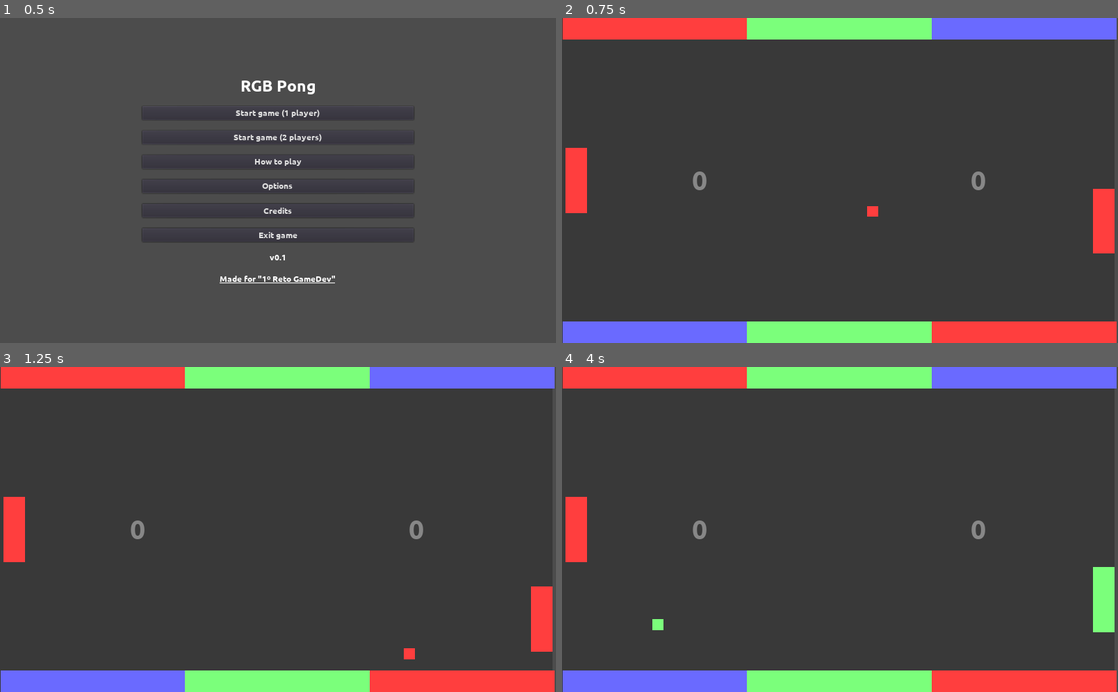
Above: before the commit, frames 1-4 (two rows, left to right).
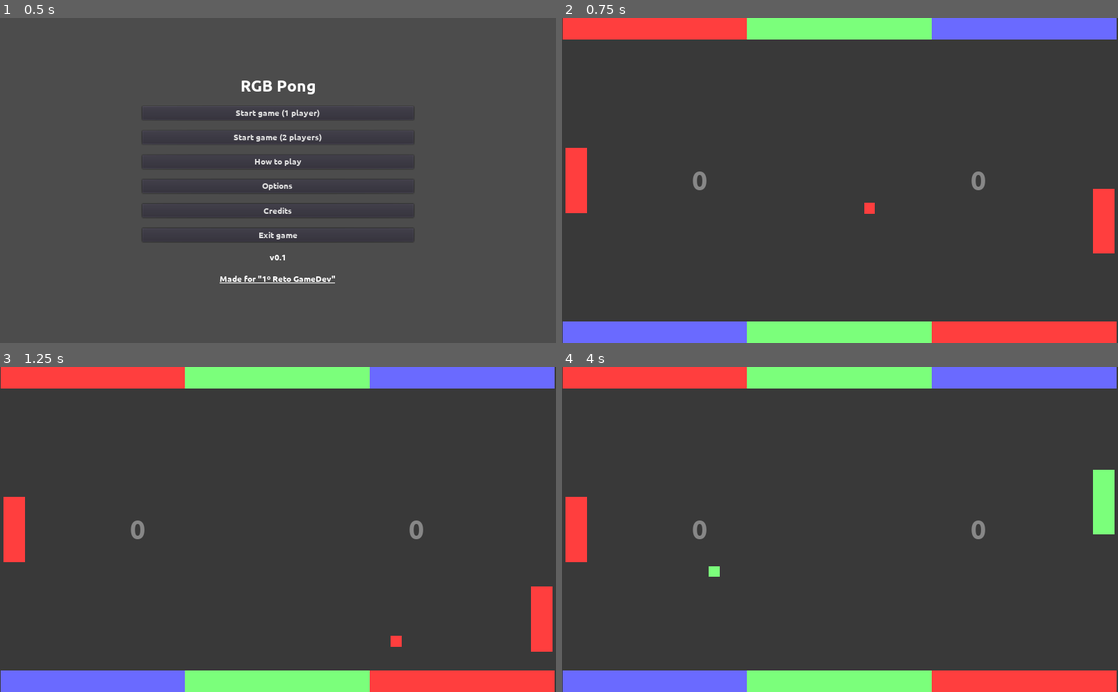
Above: after the commit, the same moments.

Repository: moisesjbc/1-retogamedev
Game: Godot game, scene res://menus/main_menu/main_menu.tscn
The game is run twice, just before and just after one commit, with the same random seed, the same clock (stepped at 60 frames per second) and the same inputs.
Inputs:
- Up to frame 1 (0.5 s): no input
- Up to frame 2 (0.75 s): click "Start game (1 player)" at 0.5 s
- Up to frame 3 (1.25 s): no input
- Up to frame 4 (4 s): no input

Frame 1 is identical in both runs. In frame 2, less than 0.1% of the frame differs, in the area x 54-57%, y 56-62%; in frame 3, 0.1%; in frame 4, 1.7%, in the area x 16-100%, y 31-82%.

Commit message:
Adjusted ball speed

Diff:
--- a/godot-project/main/ball/ball.gd
+++ b/godot-project/main/ball/ball.gd
@@ -2,11 +2,12 @@
 
 var ColorUtils = preload("res://scripts/color_utils.gd")
 
-export var speed: int = 500
+export var initial_speed: int = 500
 export var speed_increment_per_hit: int = 10
 var velocity: Vector2
 var current_color: String = "R"
 var layer: int = 1
+var speed: int
 
 # Emited whenever occurs a goal. The "player" signal is the index of the player
 # (1 / 2) who scored.
@@ -19,6 +20,7 @@
 
 
 func restart():
+	speed = initial_speed
 	self.set_position(Vector2(0, 0))
 	ColorUtils.set_color(self, current_color)
 	randomize()
--- a/godot-project/main/main.tscn
+++ b/godot-project/main/main.tscn
@@ -20,8 +20,8 @@
 
 [node name="background_sprite" type="Sprite" parent="."]
 modulate = Color( 0.223529, 0.223529, 0.223529, 1 )
-position = Vector2( 507.829, 299.383 )
-scale = Vector2( 254.914, 150.691 )
+position = Vector2( 512.553, 299.383 )
+scale = Vector2( 263.772, 150.691 )
 texture = ExtResource( 9 )
 
 [node name="gui" type="CanvasLayer" parent="."]
@@ -101,5 +101,7 @@
 position = Vector2( 512, 300 )
 
 [node name="ball" parent="ball_respawn_point" instance=ExtResource( 6 )]
+initial_speed = 450
+speed_increment_per_hit = 20
 [connection signal="player_wins" from="gui/score" to="." method="_on_score_player_wins"]
 [connection signal="goal" from="ball_respawn_point/ball" to="gui/score" method="_on_ball_goal"]
